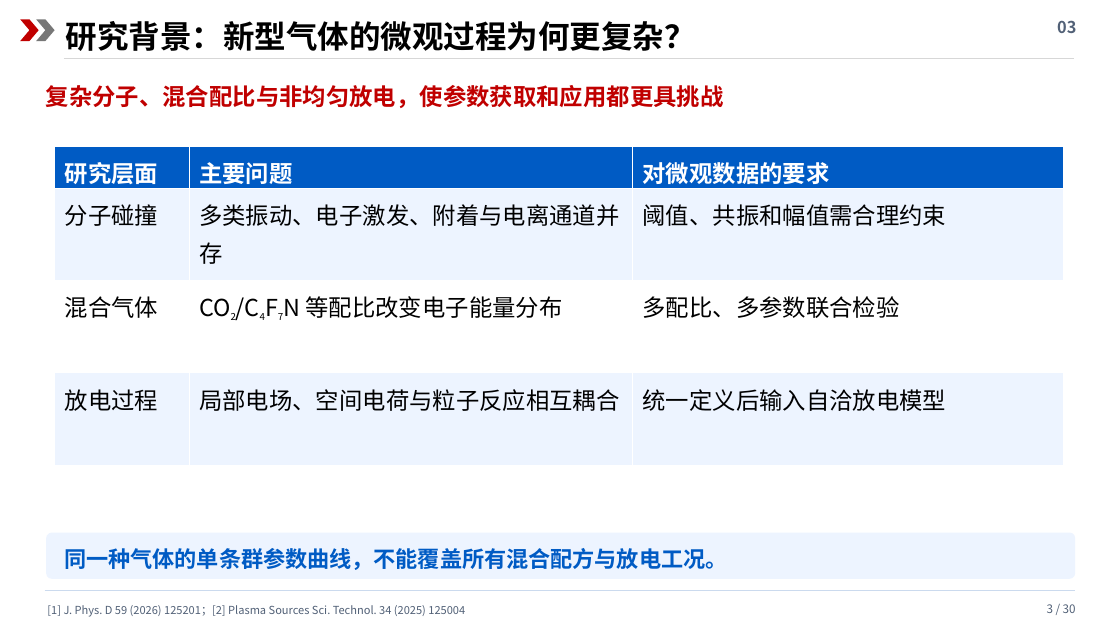
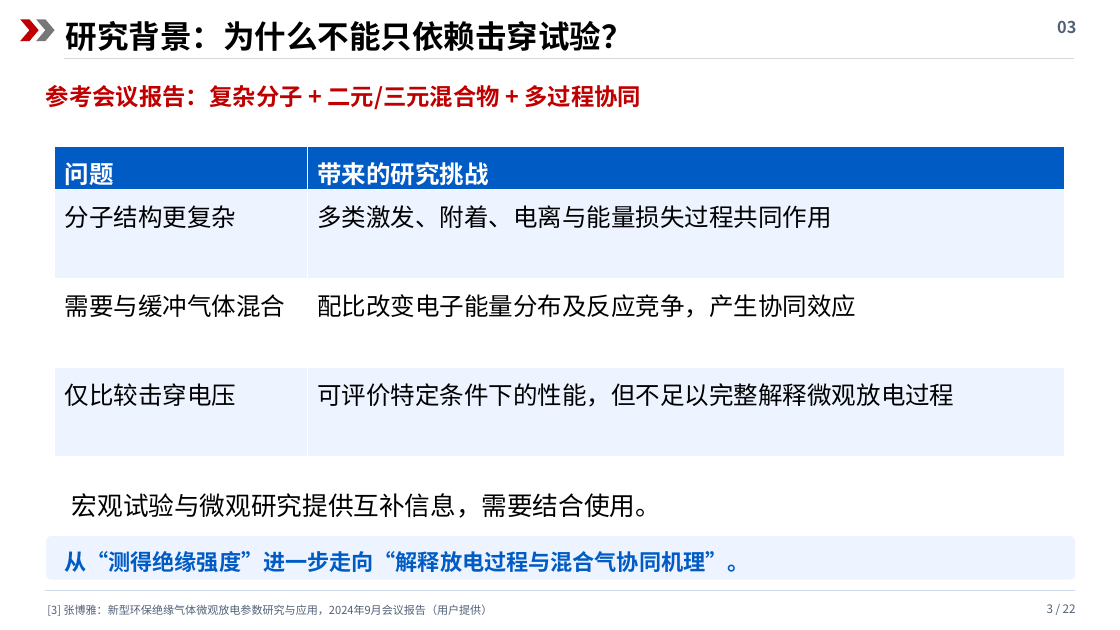
Before and after one commit to cass1223/cassbook, a slide deck: slide 3 of presentations/c4f7n/c4f7n_review.pptx. Drawn at 1120x630 pixels with LibreOffice and Linux fonts; fonts in the diff are those of the drawing. Boxes give left, top, right and bottom in pixels: in the first picture for what was removed or moved away, otherwise in the second. Text is boxed around its words. In the diff, an @@ line names an element or a change of style, - is before the commit and + after.

```diff
--- a/presentations/c4f7n/c4f7n_review.pptx
+++ b/presentations/c4f7n/c4f7n_review.pptx
@@ text at (x1=66, y1=21, x2=633, y2=51): text changed @@
-研究背景：新型气体的微观过程为何更复杂？
+研究背景：为什么不能只依赖击穿试验？
@@ text at (x1=46, y1=85, x2=641, y2=110): text changed @@
-复杂分子、混合配比与非均匀放电，使参数获取和应用都更具挑战
+参考会议报告：复杂分子 + 二元/三元混合物 + 多过程协同
@@ table at (x1=55, y1=146, x2=1065, y2=456) @@
-column 1: 研究层面 | 分子碰撞 | 混合气体 | 放电过程
-column 2: 主要问题 | 多类振动、电子激发、附着与电离通道并存 | CO2/C4F7N 等配比改变电子能量分布 | 局部电场、空间电荷与粒子反应相互耦合
-column 3: 对微观数据的要求 | 阈值、共振和幅值需合理约束 | 多配比、多参数联合检验 | 统一定义后输入自洽放电模型
+column 1: 问题 | 分子结构更复杂 | 需要与缓冲气体混合 | 仅比较击穿电压
+column 2: 带来的研究挑战 | 多类激发、附着、电离与能量损失过程共同作用 | 配比改变电子能量分布及反应竞争，产生协同效应 | 可评价特定条件下的性能，但不足以完整解释微观放电过程
@@ text added at (x1=72, y1=493, x2=661, y2=518), 22 pt, text #000000 @@
+宏观试验与微观研究提供互补信息，需要结合使用。
@@ text removed at (x1=64, y1=548, x2=727, y2=570) @@
-同一种气体的单条群参数曲线，不能覆盖所有混合配方与放电工况。
@@ text added at (x1=64, y1=551, x2=749, y2=572), 19 pt, text #005BC4, bold @@
+从“测得绝缘强度”进一步走向“解释放电过程与混合气协同机理”。
@@ text at (x1=47, y1=604, x2=493, y2=616): text changed @@
-[1] J. Phys. D 59 (2026) 125201；[2] Plasma Sources Sci. Technol. 34 (2025) 125004
+[3] 张博雅：新型环保绝缘气体微观放电参数研究与应用，2024年9月会议报告（用户提供）
@@ text at (x1=1047, y1=604, x2=1076, y2=613): text changed @@
-3 / 30
+3 / 22
```
Also in this commit, not shown: 20 other slides changed, 1 slide added, 9 slides removed, 4 other files.
